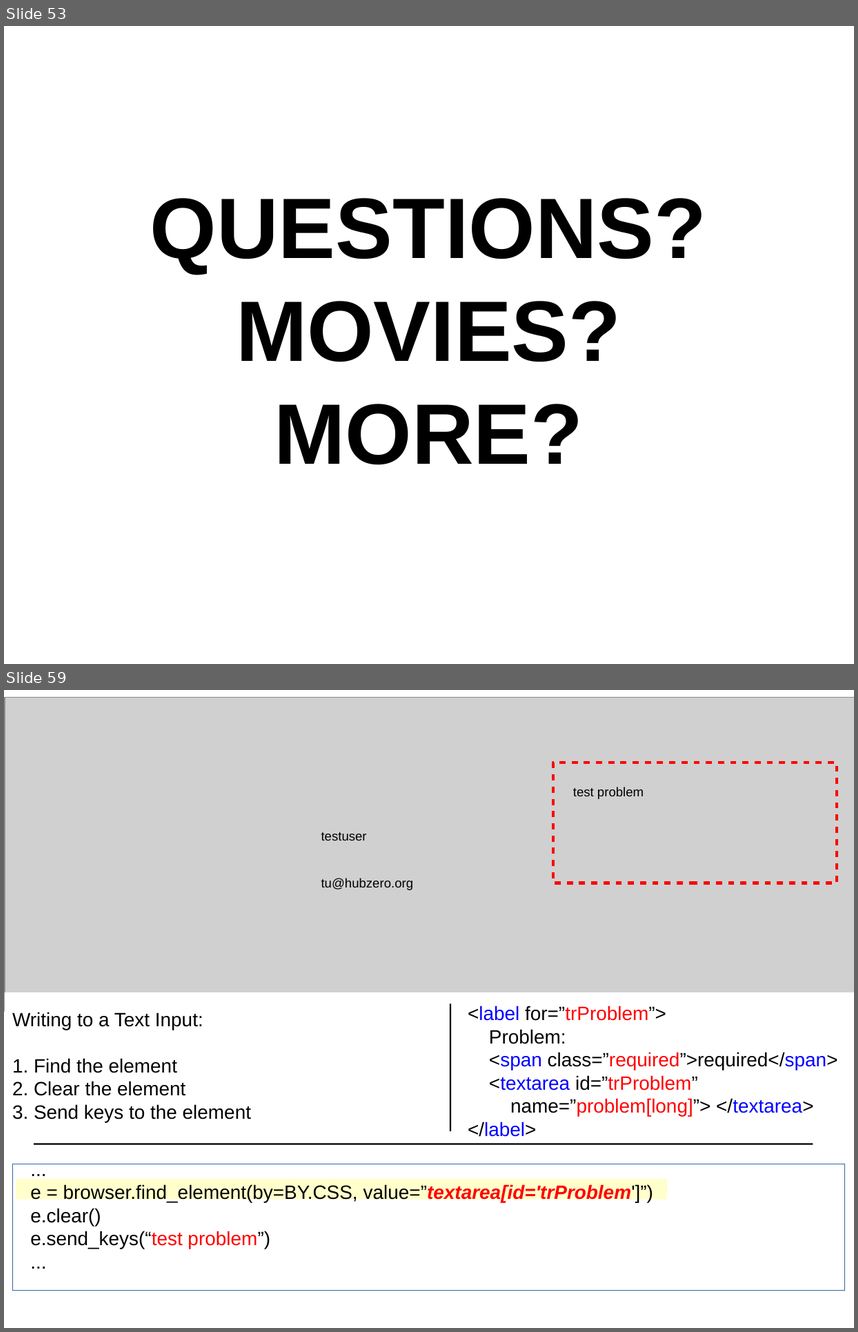
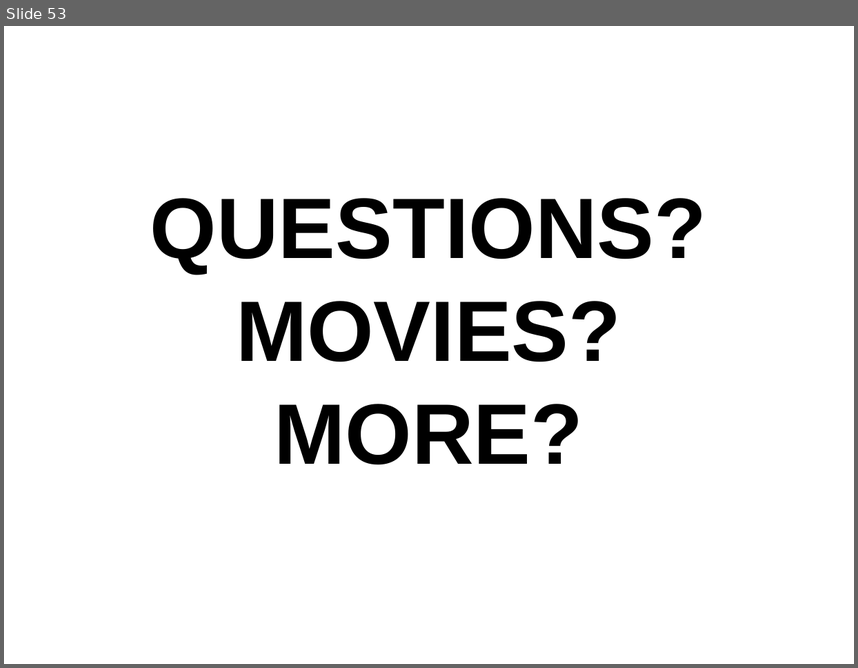
Before and after one commit to dskard/spensatechtalk, a slide deck: spensa_selenium_intro.odp. Shown one above the other, each under a label of ours: slides 53 and 59 before the commit, slide 53 after it; the slides between them are not shown. The pictures are 858x1332 and 858x668 pixels, drawn with LibreOffice and Linux fonts; fonts in the diff are those of the drawing; grey boxes stand for pictures. Boxes give left, top, right and bottom in pixels: in the first picture for what was removed or moved away, otherwise in the second. Text is boxed around its words. In the diff, an @@ line names an element or a change of style, - is before the commit and + after.

```diff
--- a/spensa_selenium_intro.odp
+++ b/spensa_selenium_intro.odp
@@ slide 59 removed at bbox=[4, 690, 854, 1328], background #FFFFFF @@
@@ picture removed at bbox=[5, 698, 854, 1012] @@
@@ rectangle removed at bbox=[553, 762, 837, 883] @@
@@ text removed at bbox=[573, 787, 644, 799] @@
-test problem
@@ text removed at bbox=[321, 832, 367, 840] @@
-testuser
@@ text removed at bbox=[321, 878, 414, 890] @@
-tu@hubzero.org
@@ rectangle removed at bbox=[5, 992, 854, 1313] @@
@@ text removed at bbox=[12, 1012, 251, 1122] @@
-Writing to a Text Input:
-1. Find the element
-2. Clear the element
-3. Send keys to the element
@@ line removed from (450, 1004) to (450, 1131) @@
@@ text removed at bbox=[468, 1005, 838, 1136] @@
-<label for=”trProblem”>
-Problem:
-<span class=”required”>required</span>
-<textarea id=”trProblem”
-name=”problem[long]”> </textarea>
-</label>
@@ line removed from (34, 1143) to (813, 1143) @@
@@ rectangle removed at bbox=[12, 1163, 845, 1290] @@
@@ rectangle removed at bbox=[16, 1179, 667, 1199] @@
@@ text removed at bbox=[30, 1184, 653, 1249] @@
-...
-e = browser.find_element(by=BY.CSS, value=”textarea[id='trProblem']”)
-e.clear()
-e.send_keys(“test problem”)
-...
```
Also in this commit, not shown: 1 slide changed, 39 other slides removed.
